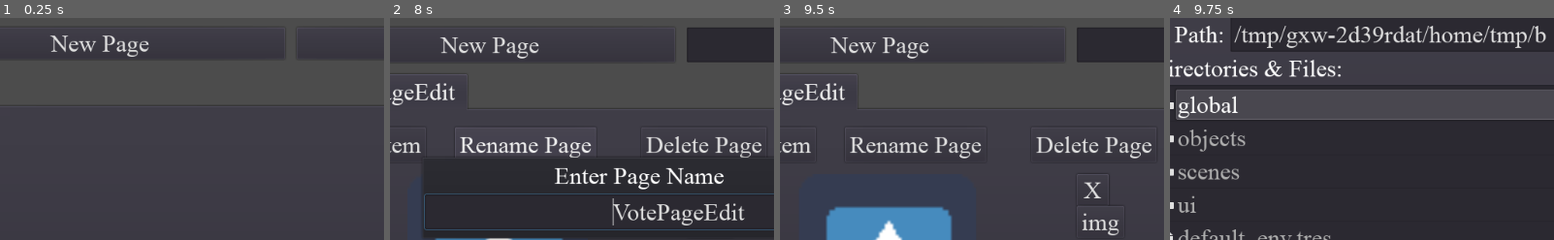
Above: before the commit, frames 1-4 (left to right).
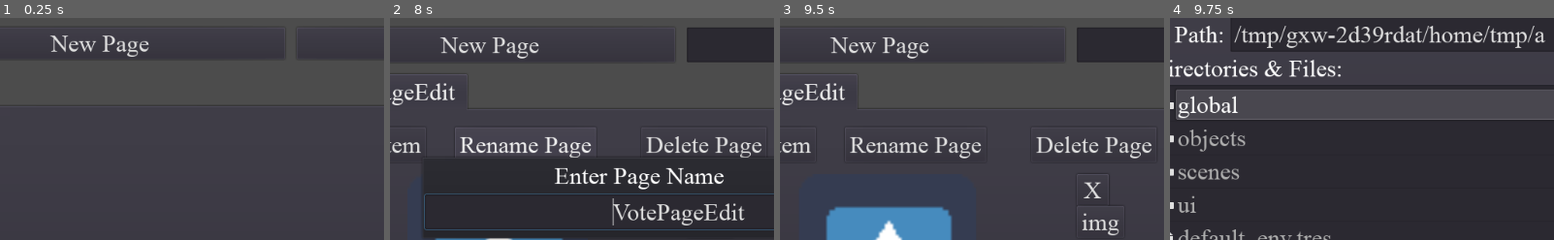
Above: after the commit, the same moments.

Repository: muckas/live-voter-client
Game: Godot game, scene res://scenes/VoteEditor.tscn
Two runs of this game, one before a commit and one after it. Both use one fixed random seed, a clock stepped at 60 frames per second and the inputs below. This scene is started directly instead of the project's main scene. The engine's default icon, where the game draws it, is replaced by a stand-in: a white triangle on a blue panel in a dark square.
Inputs (mouse positions are % of the whole screen's width and height, from its top left):
- Up to frame 1 (0.25 s): no input
- Up to frame 2 (8 s): click "New Page" at 0.5 s; click (50, 54) at 1.27 s; type "Alex" at 1.35 s; click "New Page" at 2 s; click "Vote Name" at 2.75 s; click (75, 15) at 3.52 s; type "Alex" at 3.6 s; click "New Page" at 4.25 s; click "Submit" at 5 s; click "New Item" at 5.75 s; click "New Item" at 6.5 s; click "Rename Page" at 7.25 s
- Up to frame 3 (9.5 s): click "Vote Item Name" at 8 s; click (26, 91) at 8.77 s; type "Alex" at 8.85 s
- Up to frame 4 (9.75 s): click "img" at 9.5 s
The pictures show only the part of the screen within x 12-62%, y 9-59%; the shares and areas given below are measured in that part.

Frames 1-3 are identical in both runs. In frame 4, 0.1% of the frame differs, in the area x 94-98%, y 3-12%.
Error in both runs: Invalid set index 'sdasvisible' (on base: 'Button') with value of type 'bool'. (res://scenes/VoteEditor.gd:97)

Commit message:
VoteHoster loading vote data

Diff:
--- /dev/null
+++ b/objects/VoteItem.gd
@@ -0,0 +1,34 @@
+extends Control
+class_name VoteItem
+
+onready var vbox:VBoxContainer = $VBoxContainer
+onready var texture_rect:TextureRect = $VBoxContainer/TextureRect
+onready var name_label:Label = $VBoxContainer/NameLabel
+
+func _ready():
+	connect("resized", self, "_on_self_resized")
+	_on_self_resized()
+
+
+func set_item_name(name:String):
+	name_label.text = name
+
+func set_item_image(page_index:int, item_index:int) -> void:
+	var endpoint:String = "/image/" + Global.active_vote_id + "/" + String(page_index) + "_" + String(item_index)
+	var http:HTTPRequest = HTTPRequest.new()
+	self.add_child(http)
+	http.connect("request_completed", self, "_on_image_request_completed")
+	http.request(Global.server_url + ":" + String(Global.server_port) + endpoint)
+
+
+func _on_self_resized() -> void:
+	vbox.rect_size = rect_size
+
+func _on_image_request_completed(_result:int, _response_code:int, _headers:PoolStringArray, body:PoolByteArray) -> void:
+	var image:Image = Image.new()
+	var image_error:int = image.load_png_from_buffer(body)
+	if image_error != OK:
+		return
+	var texture:ImageTexture = ImageTexture.new()
+	texture.create_from_image(image)
+	texture_rect.texture = texture
--- /dev/null
+++ b/objects/VoteItem.tscn
@@ -0,0 +1,35 @@
+[gd_scene load_steps=4 format=2]
+
+[ext_resource path="res://ui/themes/main_theme.tres" type="Theme" id=1]
+[ext_resource path="res://objects/VoteItem.gd" type="Script" id=2]
+[ext_resource path="res://icon.png" type="Texture" id=3]
+
+[node name="VoteItem" type="Control"]
+anchor_right = 0.343
+anchor_bottom = 0.5
+margin_right = -0.232025
+size_flags_horizontal = 3
+size_flags_vertical = 3
+theme = ExtResource( 1 )
+script = ExtResource( 2 )
+
+[node name="VBoxContainer" type="VBoxContainer" parent="."]
+anchor_right = 1.0
+anchor_bottom = 1.0
+
+[node name="TextureRect" type="TextureRect" parent="VBoxContainer"]
+margin_right = 351.0
+margin_bottom = 260.0
+size_flags_horizontal = 3
+size_flags_vertical = 3
+texture = ExtResource( 3 )
+expand = true
+stretch_mode = 6
+
+[node name="NameLabel" type="Label" parent="VBoxContainer"]
+margin_top = 264.0
+margin_right = 351.0
+margin_bottom = 300.0
+text = "Item Name"
+align = 1
+valign = 1
--- /dev/null
+++ b/objects/VotePage.gd
@@ -0,0 +1,28 @@
+extends Control
+class_name VotePage
+
+export(PackedScene) var vote_item_scene:PackedScene
+
+onready var vbox:VBoxContainer = $VBoxContainer
+onready var name_label:Label = $VBoxContainer/NameLabel
+onready var grid:GridContainer = $VBoxContainer/GridContainer
+
+func _ready() -> void:
+	connect("resized", self, "_on_self_resized")
+	_on_self_resized()
+
+
+func set_page_name(name:String) -> void:
+	name_label.text = name
+
+func add_vote_item(name:String, page_index:int, item_index:int) -> void:
+	var vote_item_instance:VoteItem = vote_item_scene.instance()
+	grid.add_child(vote_item_instance)
+	vote_item_instance.visible = false
+	vote_item_instance.set_item_name(name)
+	vote_item_instance.set_item_image(page_index, item_index)
+
+
+func _on_self_resized() -> void:
+	vbox.rect_position = Vector2(16, 16)
+	vbox.rect_size = rect_size - Vector2(32, 32)
--- /dev/null
+++ b/objects/VotePage.tscn
@@ -0,0 +1,41 @@
+[gd_scene load_steps=6 format=2]
+
+[ext_resource path="res://ui/themes/main_theme.tres" type="Theme" id=1]
+[ext_resource path="res://ui/fonts/times.ttf" type="DynamicFontData" id=2]
+[ext_resource path="res://objects/VotePage.gd" type="Script" id=3]
+[ext_resource path="res://objects/VoteItem.tscn" type="PackedScene" id=4]
+
+[sub_resource type="DynamicFont" id=1]
+size = 48
+font_data = ExtResource( 2 )
+
+[node name="VotePage" type="Control"]
+anchor_right = 1.0
+anchor_bottom = 1.0
+theme = ExtResource( 1 )
+script = ExtResource( 3 )
+vote_item_scene = ExtResource( 4 )
+
+[node name="VBoxContainer" type="VBoxContainer" parent="."]
+margin_right = 1024.0
+margin_bottom = 600.0
+size_flags_horizontal = 3
+size_flags_vertical = 3
+
+[node name="NameLabel" type="Label" parent="VBoxContainer"]
+margin_right = 1024.0
+margin_bottom = 54.0
+size_flags_horizontal = 3
+size_flags_vertical = 5
+custom_fonts/font = SubResource( 1 )
+text = "Page name"
+align = 1
+valign = 1
+
+[node name="GridContainer" type="GridContainer" parent="VBoxContainer"]
+margin_top = 58.0
+margin_right = 1024.0
+margin_bottom = 600.0
+size_flags_horizontal = 3
+size_flags_vertical = 3
+columns = 2
--- a/objects/VotePageEdit.gd
+++ b/objects/VotePageEdit.gd
@@ -31,7 +31,7 @@
 	_on_ColumnsSpinBox_value_changed(columns)
 
 func add_vote_item(name:String, page_index:int, item_index:int) -> void:
-	var vote_item_instance = vote_item_scene.instance()
+	var vote_item_instance:VoteItemEdit = vote_item_scene.instance()
 	grid.add_child(vote_item_instance)
 	vote_item_instance.set_item_name(name)
 	vote_item_instance.set_item_image(page_index, item_index)
--- a/project.godot
+++ b/project.godot
@@ -10,9 +10,19 @@
 
 _global_script_classes=[ {
 "base": "Control",
+"class": "VoteItem",
+"language": "GDScript",
+"path": "res://objects/VoteItem.gd"
+}, {
+"base": "Control",
 "class": "VoteItemEdit",
 "language": "GDScript",
 "path": "res://objects/VoteItemEdit.gd"
+}, {
+"base": "Control",
+"class": "VotePage",
+"language": "GDScript",
+"path": "res://objects/VotePage.gd"
 }, {
 "base": "Control",
 "class": "VotePageEdit",
@@ -20,7 +30,9 @@
 "path": "res://objects/VotePageEdit.gd"
 } ]
 _global_script_class_icons={
+"VoteItem": "",
 "VoteItemEdit": "",
+"VotePage": "",
 "VotePageEdit": ""
 }
 
--- a/scenes/VoteEditor.gd
+++ b/scenes/VoteEditor.gd
@@ -127,8 +127,10 @@
 			info_popup.visible = false
 			new_vote_popup.popup_centered()
 		else:
+			info_popup.visible = false
 			_error(response["message"])
 	else:
+		info_popup.visible = false
 		_error("Server not responding")
 
 
--- a/scenes/VoteHoster.gd
+++ b/scenes/VoteHoster.gd
@@ -1,10 +1,13 @@
 extends Control
 
+export(PackedScene) var vote_page_scene:PackedScene
+
 onready var error_popup:Popup = $PopupError
-onready var vote_name_label:Label = $VBoxVoteIntro/VoteNameLabel
-onready var vote_code_label:Label = $VBoxVoteIntro/HBoxContainer/VoteCodeLabel
-onready var client_count_label:Label = $VBoxVoteIntro/HBoxContainer/ClientCountLabel
-onready var intro_container:Control = $VBoxVoteIntro
+onready var vote_name_label:Label = $VoteIntro/VoteNameLabel
+onready var vote_code_label:Label = $VoteIntro/HBoxContainer/VoteCodeLabel
+onready var client_count_label:Label = $VoteIntro/HBoxContainer/ClientCountLabel
+onready var intro_container:Control = $VoteIntro
+onready var vote_page_container:Control = $VotePages
 
 
 func _ready() -> void:
@@ -19,6 +22,24 @@
 
 func _on_viewport_size_changed() -> void:
 	intro_container.rect_size = get_viewport_rect().size
+	vote_page_container.rect_size = get_viewport_rect().size
+	for child in vote_page_container.get_children():
+		child.rect_size = vote_page_container.rect_size
+
+func _load_vote_pages() -> void:
+	var vote_pages:Dictionary = Global.active_vote_data["vote_pages"]
+	for page_index in range(len(vote_pages)):
+		var vote_page:Dictionary = vote_pages[String(page_index)]
+		var vote_page_instance:VotePage = vote_page_scene.instance()
+		vote_page_container.add_child(vote_page_instance)
+		vote_page_instance.set_page_name(vote_page["page_name"])
+		for item_index in range(len(vote_page["page_items"])):
+			vote_page_instance.visible = false
+			vote_page_instance.add_vote_item(
+				vote_page["page_items"][String(item_index)]["item_name"],
+				page_index,
+				item_index
+				)
 
 func _request_vote_code() -> void:
 	var query:String = JSON.print({"vote_name": Global.active_vote_data["vote_name"]})
@@ -37,6 +58,7 @@
 		if response["error"] == "OK":
 			Global.active_vote_code = response["message"]
 			vote_code_label.text = "Vote code\n" + Global.active_vote_code.to_upper()
+			_load_vote_pages()
 		else:
 			_error(response["message"])
 	else:
--- a/scenes/VoteHoster.tscn
+++ b/scenes/VoteHoster.tscn
@@ -1,8 +1,9 @@
-[gd_scene load_steps=6 format=2]
+[gd_scene load_steps=7 format=2]
 
 [ext_resource path="res://ui/themes/main_theme.tres" type="Theme" id=1]
 [ext_resource path="res://ui/fonts/times.ttf" type="DynamicFontData" id=2]
 [ext_resource path="res://scenes/VoteHoster.gd" type="Script" id=3]
+[ext_resource path="res://objects/VotePage.tscn" type="PackedScene" id=4]
 
 [sub_resource type="DynamicFont" id=1]
 size = 64
@@ -17,14 +18,15 @@
 anchor_bottom = 1.0
 theme = ExtResource( 1 )
 script = ExtResource( 3 )
+vote_page_scene = ExtResource( 4 )
 
-[node name="VBoxVoteIntro" type="VBoxContainer" parent="."]
+[node name="VoteIntro" type="VBoxContainer" parent="."]
 margin_right = 1024.0
 margin_bottom = 600.0
 size_flags_horizontal = 3
 size_flags_vertical = 3
 
-[node name="VoteNameLabel" type="Label" parent="VBoxVoteIntro"]
+[node name="VoteNameLabel" type="Label" parent="VoteIntro"]
 margin_right = 1024.0
 margin_bottom = 298.0
 size_flags_horizontal = 3
@@ -35,14 +37,14 @@
 valign = 2
 autowrap = true
 
-[node name="HBoxContainer" type="HBoxContainer" parent="VBoxVoteIntro"]
+[node name="HBoxContainer" type="HBoxContainer" parent="VoteIntro"]
 margin_top = 302.0
 margin_right = 1024.0
 margin_bottom = 600.0
 size_flags_horizontal = 3
 size_flags_vertical = 3
 
-[node name="VoteCodeLabel" type="Label" parent="VBoxVoteIntro/HBoxContainer"]
+[node name="VoteCodeLabel" type="Label" parent="VoteIntro/HBoxContainer"]
 margin_right = 510.0
 margin_bottom = 298.0
 size_flags_horizontal = 3
@@ -53,7 +55,7 @@
 align = 1
 valign = 1
 
-[node name="ClientCountLabel" type="Label" parent="VBoxVoteIntro/HBoxContainer"]
+[node name="ClientCountLabel" type="Label" parent="VoteIntro/HBoxContainer"]
 margin_left = 514.0
 margin_right = 1024.0
 margin_bottom = 298.0
@@ -69,5 +71,10 @@
 margin_top = 218.0
 margin_right = 686.0
 margin_bottom = 380.0
+window_title = "Server error!"
 dialog_text = "Error"
 dialog_autowrap = true
+
+[node name="VotePages" type="Control" parent="."]
+anchor_right = 1.0
+anchor_bottom = 1.0
